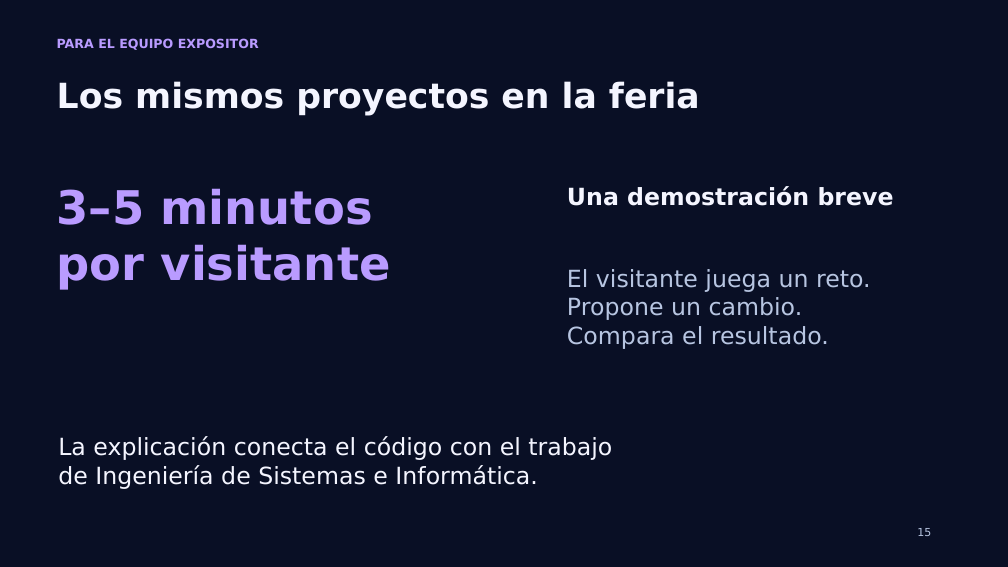
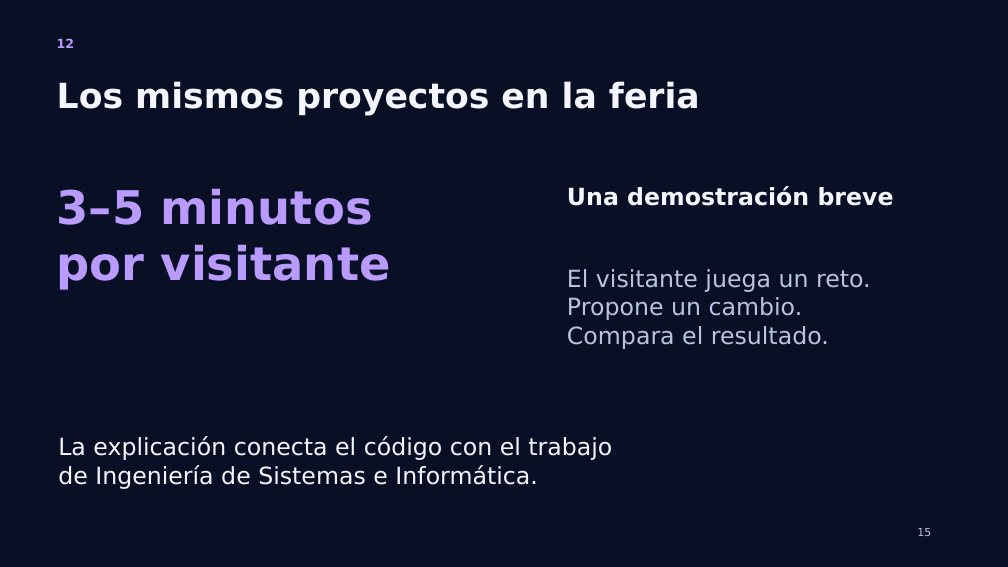
Before and after one commit to PaoloPelaezVillanueva/wie-chincha, a slide deck: slide 12 of Mision_WIE_Chincha_Taller.pptx (slide 15 before the commit). Drawn at 1008x567 pixels with LibreOffice and Linux fonts; fonts in the diff are those of the drawing. Boxes give left, top, right and bottom in pixels: in the first picture for what was removed or moved away, otherwise in the second. Text is boxed around its words. In the diff, an @@ line names an element or a change of style, - is before the commit and + after.

```diff
--- a/Mision_WIE_Chincha_Taller.pptx
+++ b/Mision_WIE_Chincha_Taller.pptx
@@ text at (57, 38, 74, 48): text changed @@
-PARA EL EQUIPO EXPOSITOR
+12
```
Also in this commit, not shown: 4 other slides changed, 3 slides removed, 4 other files.
